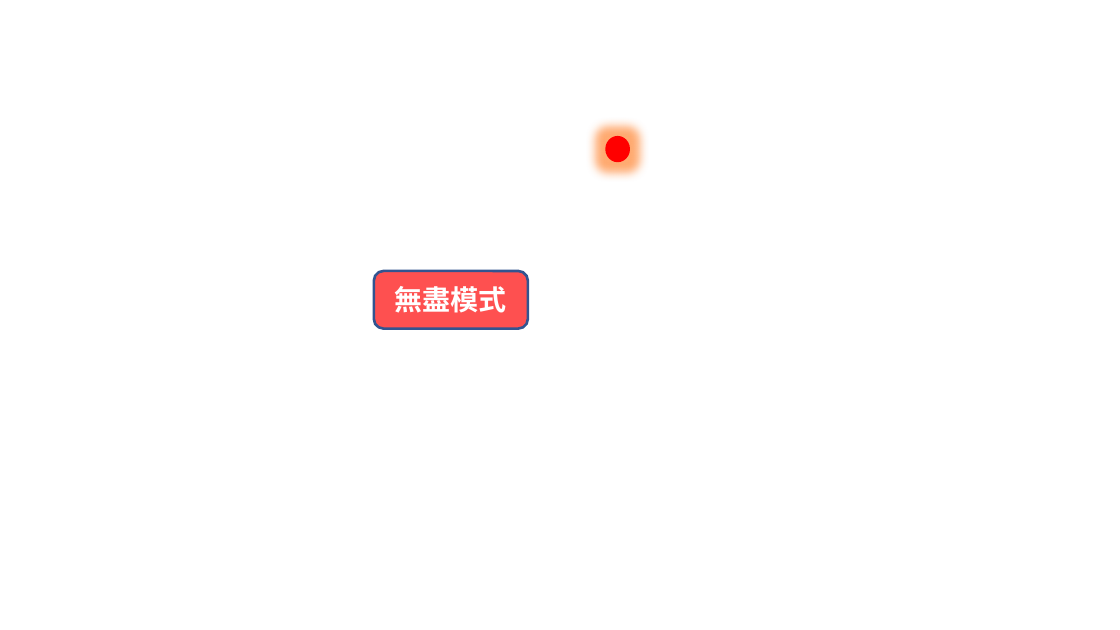
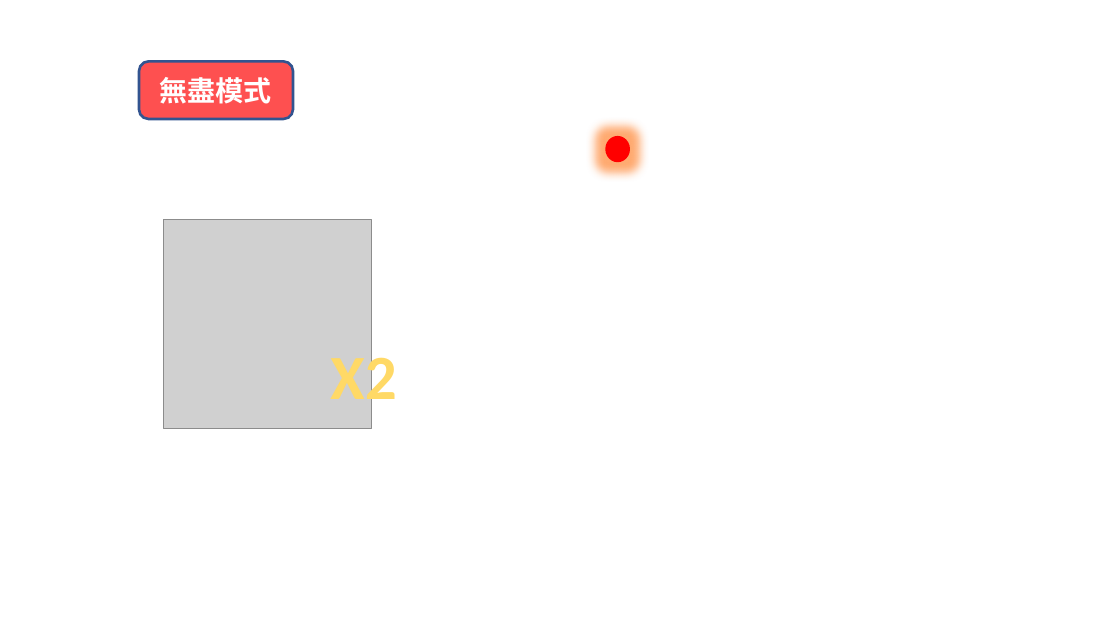
Before and after one commit to IanChen611/Fortress_Guard, a slide deck: slide 5 of Resources/TutorialPage.pptx. Drawn at 1120x630 pixels with LibreOffice and Linux fonts; fonts in the diff are those of the drawing; grey boxes stand for pictures. Boxes give left, top, right and bottom in pixels: in the first picture for what was removed or moved away, otherwise in the second. Text is boxed around its words. In the diff, an @@ line names an element or a change of style, - is before the commit and + after.

```diff
--- a/Resources/TutorialPage.pptx
+++ b/Resources/TutorialPage.pptx
@@ rounded rectangle "無盡模式": place and size @@
-rounded rectangle "無盡模式" at [374, 271, 528, 329]
+rounded rectangle "無盡模式" at [139, 61, 292, 119]
@@ picture added at [163, 220, 371, 429] @@
@@ text added at [330, 347, 397, 415], 54 pt, text gradient #FFC000 to #FFD966 to #FFF2CC, bold @@
+X2
```
Also in this commit, not shown: 4 other files.
